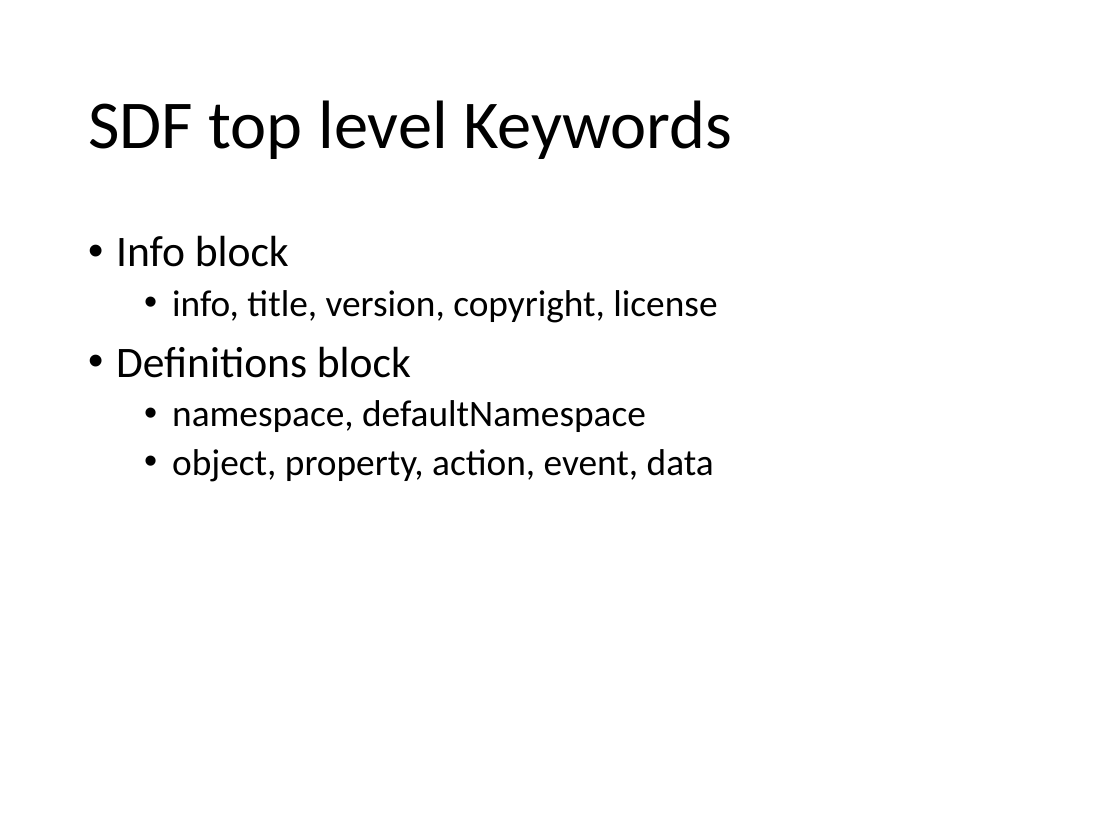
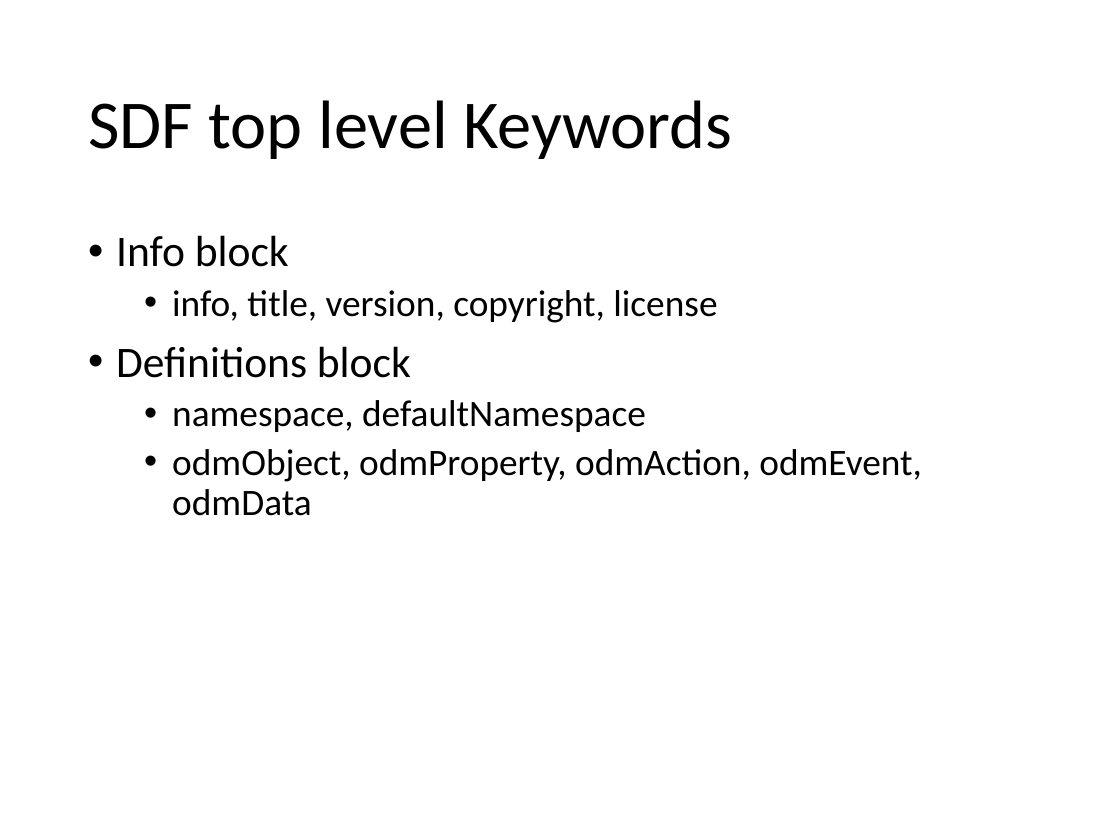
Before and after one commit to mjkoster/ODM-Examples, a slide deck: slide 11 of sdf.pptx (slide 8 before the commit). Drawn at 1120x840 pixels with LibreOffice and Linux fonts; fonts in the diff are those of the drawing. Boxes give left, top, right and bottom in pixels: in the first picture for what was removed or moved away, otherwise in the second. Text is boxed around its words. In the diff, an @@ line names an element or a change of style, - is before the commit and + after.

```diff
--- a/sdf.pptx
+++ b/sdf.pptx
@@ text at box(172, 449, 922, 516): text changed @@
-  • object, property, action, event, data
+  • odmObject, odmProperty, odmAction, odmEvent, odmData
```
Also in this commit, not shown: 5 other slides changed, 5 slides added, 1 other file.
